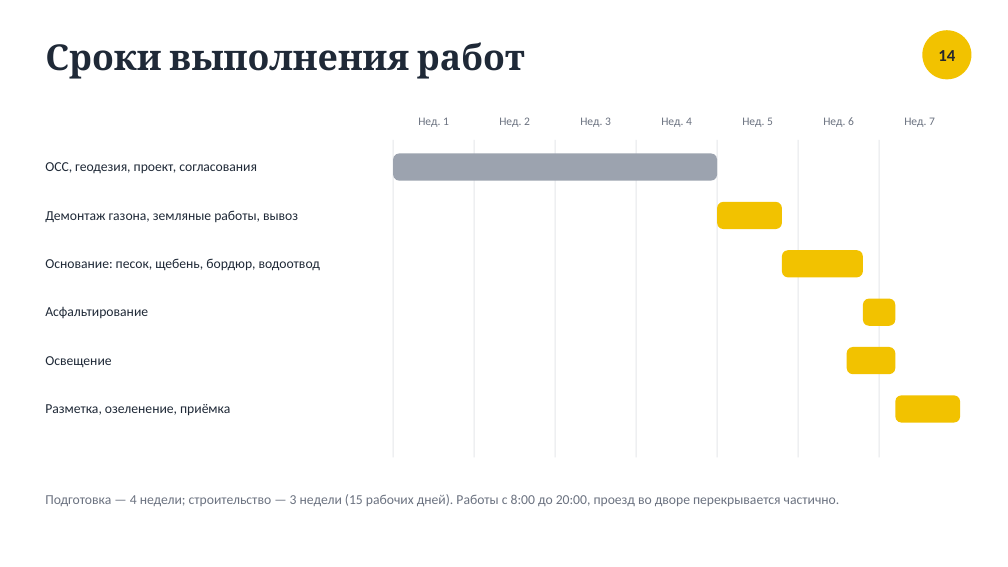
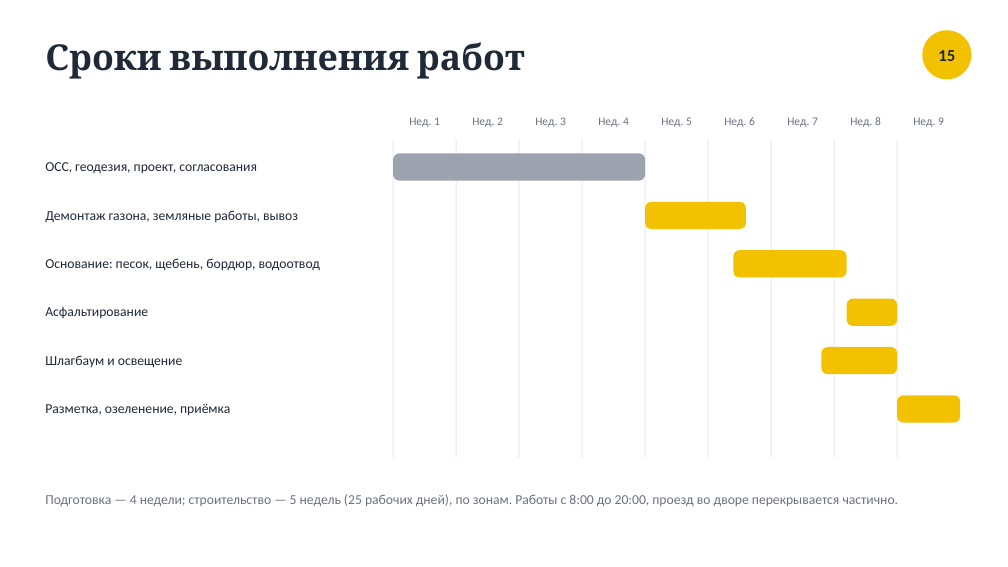
Before and after one commit to shortisshow-prog/mirigrushek, a slide deck: slide 15 of parking/Парковка_Нахимова_20.pptx (slide 14 before the commit). Drawn at 1008x567 pixels with LibreOffice and Linux fonts; fonts in the diff are those of the drawing. Boxes give left, top, right and bottom in pixels: in the first picture for what was removed or moved away, otherwise in the second. Text is boxed around its words. In the diff, an @@ line names an element or a change of style, - is before the commit and + after.

```diff
--- a/parking/Парковка_Нахимова_20.pptx
+++ b/parking/Парковка_Нахимова_20.pptx
@@ text at [938, 50, 955, 61]: text changed @@
-14
+15
@@ text "Нед. 1": place and size @@
-text "Нед. 1" at [418, 117, 449, 127]
+text "Нед. 1" at [409, 117, 440, 127]
@@ text "Нед. 2": place and size @@
-text "Нед. 2" at [499, 117, 530, 127]
+text "Нед. 2" at [472, 117, 503, 127]
@@ text "Нед. 3": place and size @@
-text "Нед. 3" at [580, 117, 611, 127]
+text "Нед. 3" at [535, 117, 566, 127]
@@ text "Нед. 4": place and size @@
-text "Нед. 4" at [661, 117, 692, 127]
+text "Нед. 4" at [598, 117, 629, 127]
@@ text "Нед. 5": place and size @@
-text "Нед. 5" at [742, 117, 773, 127]
+text "Нед. 5" at [661, 117, 692, 127]
@@ text "Нед. 6": place and size @@
-text "Нед. 6" at [823, 117, 854, 127]
+text "Нед. 6" at [724, 117, 755, 127]
@@ text "Нед. 7": place and size @@
-text "Нед. 7" at [904, 117, 935, 127]
+text "Нед. 7" at [787, 117, 818, 127]
@@ text added at [850, 117, 881, 127], 11 pt, text #6B7280 @@
+Нед. 8
@@ text added at [913, 117, 944, 127], 11 pt, text #6B7280 @@
+Нед. 9
@@ line moved from (474, 140) - (474, 457) to (456, 140) - (456, 457) @@
@@ line added from (520, 140) to (520, 457), #E5E7EB 1 pt @@
@@ line moved from (555, 140) - (555, 457) to (582, 140) - (582, 457) @@
@@ line moved from (636, 140) - (636, 457) to (645, 140) - (645, 457) @@
@@ line moved from (718, 140) - (718, 457) to (709, 140) - (709, 457) @@
@@ line moved from (799, 140) - (799, 457) to (771, 140) - (771, 457) @@
@@ line added from (834, 140) to (834, 457), #E5E7EB 1 pt @@
@@ line moved from (879, 140) - (879, 457) to (898, 140) - (898, 457) @@
@@ rounded rectangle: place and size @@
-rounded rectangle at [393, 154, 718, 181]
+rounded rectangle at [393, 154, 645, 181]
@@ rounded rectangle: place and size @@
-rounded rectangle at [718, 202, 783, 229]
+rounded rectangle at [645, 202, 746, 229]
@@ rounded rectangle: place and size @@
-rounded rectangle at [782, 250, 863, 278]
+rounded rectangle at [734, 250, 847, 278]
@@ rounded rectangle: place and size @@
-rounded rectangle at [863, 299, 895, 326]
+rounded rectangle at [847, 299, 898, 326]
@@ text at [45, 355, 183, 368]: text changed @@
-Освещение
+Шлагбаум и освещение
@@ rounded rectangle: place and size @@
-rounded rectangle at [847, 347, 895, 374]
+rounded rectangle at [822, 347, 898, 374]
@@ text at [45, 494, 899, 506]: text changed @@
-Подготовка — 4 недели; строительство — 3 недели (15 рабочих дней). Работы с 8:00 до 20:00, проезд во дворе перекрывается частично.
+Подготовка — 4 недели; строительство — 5 недель (25 рабочих дней), по зонам. Работы с 8:00 до 20:00, проезд во дворе перекрывается частично.
```
Also in this commit, not shown: 8 other slides changed, 2 slides added, 1 slide removed, 7 other files.
